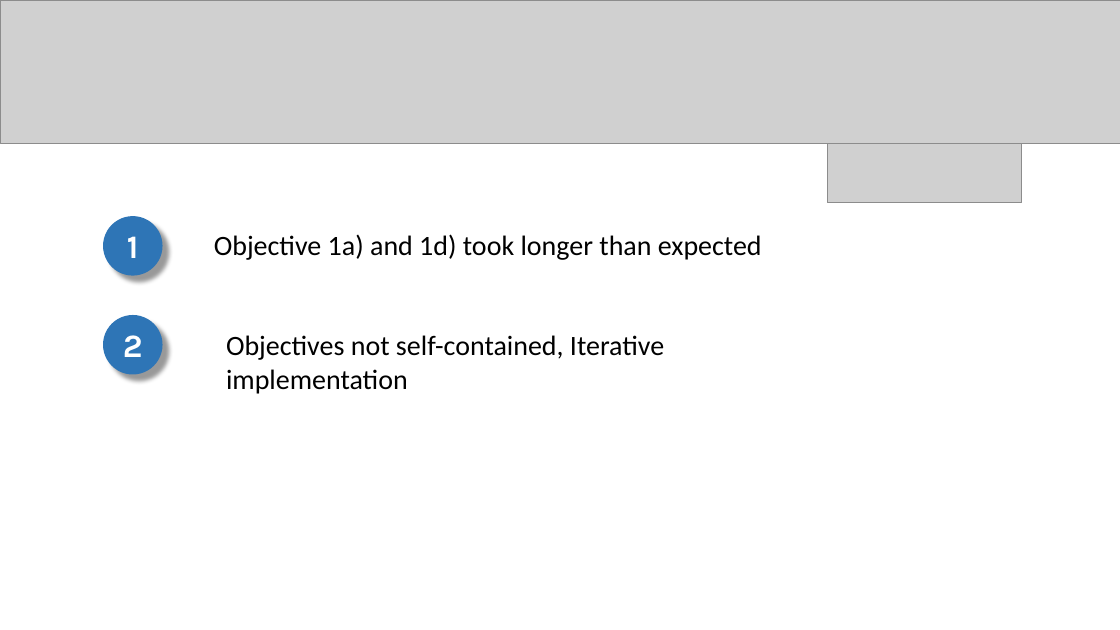
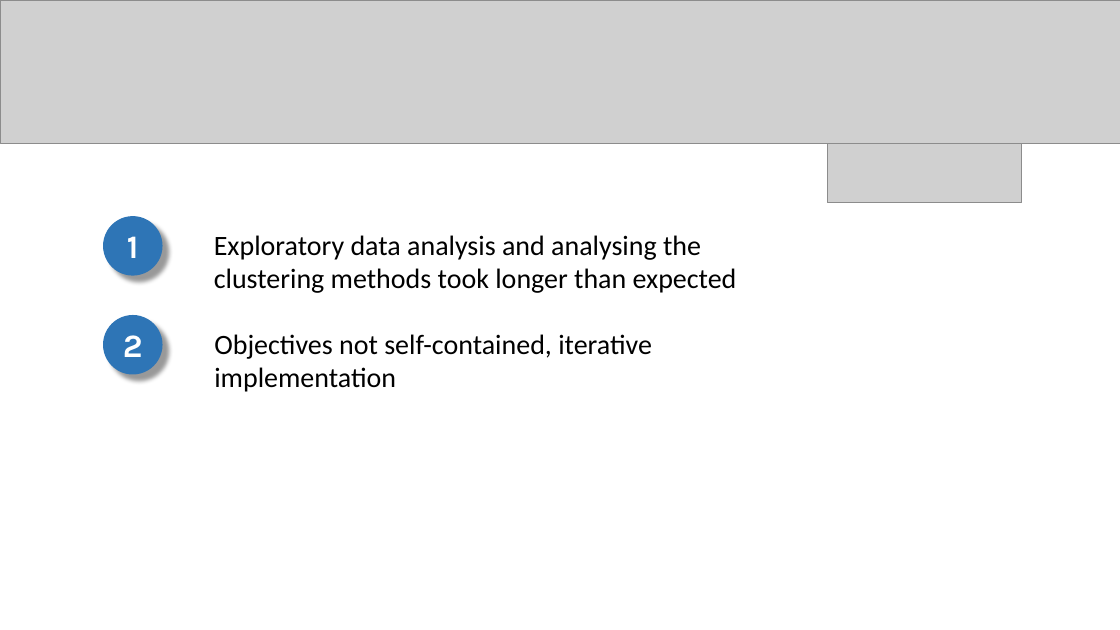
Before and after one commit to Brownsey/wild_pollinators, a slide deck: slide 8 of Project Presentation.pptx. Drawn at 1120x630 pixels with LibreOffice and Linux fonts; fonts in the diff are those of the drawing; grey boxes stand for pictures. Boxes give left, top, right and bottom in pixels: in the first picture for what was removed or moved away, otherwise in the second. Text is boxed around its words. In the diff, an @@ line names an element or a change of style, - is before the commit and + after.

```diff
--- a/Project Presentation.pptx
+++ b/Project Presentation.pptx
@@ text at (x1=214, y1=235, x2=737, y2=293): text changed @@
-Objective 1a) and 1d) took longer than expected
+Exploratory data analysis and analysing the clustering methods took longer than expected
@@ text at (x1=214, y1=334, x2=652, y2=392): text changed @@
-Objectives not self-contained, Iterative implementation
+Objectives not self-contained, iterative implementation
```
Also in this commit, not shown: 8 other slides changed, 4 other files.
